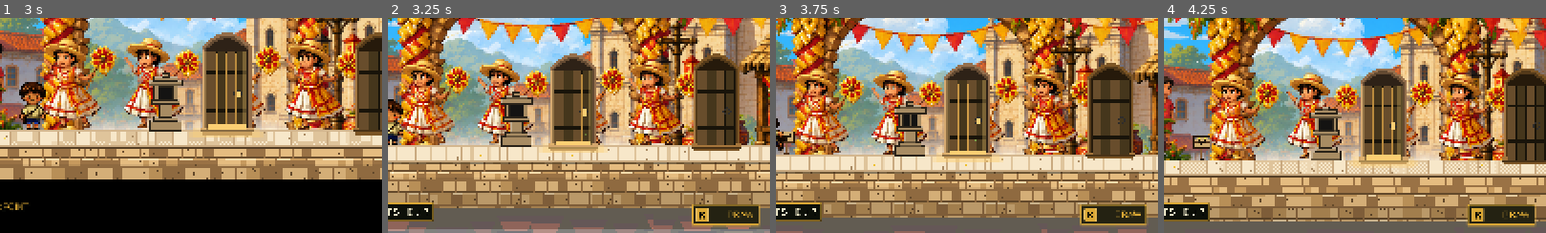
Above: before the commit, frames 1-4 (left to right).
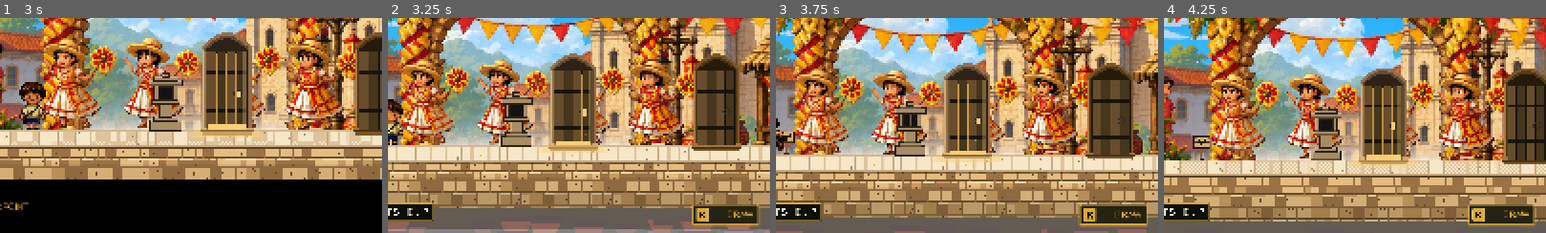
Above: after the commit, the same moments.

Repository: hyuuuan/OBRA
Game: Godot game, scene res://level_2.tscn
The game is run twice, just before and just after one commit, with the same random seed, the same clock (stepped at 60 frames per second) and the same inputs. This scene is started directly instead of the project's main scene.
Inputs (mouse positions are % of the whole screen's width and height, from its top left):
- Up to frame 1 (3 s): tap Enter (ui_accept) at 0.5 s; move the mouse to (72, 45) at 0.52 s; hold D (move_right) 0.53-1.25 s; hold E (interact) 0.53-1.25 s; click (72, 45) at 0.67 s; tap Space (jump) at 0.77, 1.07 s; drag from (30, 55) to (66, 72) at 1.27 s; move the mouse to (60, 28) at 2.02 s; hold D (move_right) 2.03-2.75 s; hold Q (revert_form) 2.03-2.75 s; drag from (45, 70) to (66, 56) at 2.77 s
- Up to frame 2 (3.25 s): no input
- Up to frame 3 (3.75 s): move the mouse to (80, 65) at 3.52 s; hold A (move_left) from 3.53 s (still down); hold E (interact) from 3.53 s (still down)
- Up to frame 4 (4.25 s): keep holding A (move_left); keep holding E (interact); tap Space (jump) at 3.77, 4.07 s
The pictures show only the part of the screen within x 50-100%, y 50-100%; the shares and areas given below are measured in that part.

Frame 1 is identical in both runs. In frame 2, 0.3% of the frame differs, in the area x 79-98%, y 86-97%; in frame 3, 0.4%; in frame 4, 0.4%, in the area x 79-97%, y 86-98%.

Commit message:
The dance screen was taller than the screen, and its cues flew outside it
Same fault as Scene 3's table: an 840 floor under a 660 lane plus the
frame came to 958 units in a 900-unit viewport, so the line saying what
to do sat off the bottom edge. The panel sizes to its contents now and
the stage is 550 tall; the dance probe measures it.

And the next cue was drawn before it reached the lane -- upstream, past
the right-hand edge of the panel, over the level behind the dim. The
stage clips its own drawing now.

Diff:
--- a/game/scripts/dance_overlay.gd
+++ b/game/scripts/dance_overlay.gd
@@ -115,7 +115,9 @@
 
 	var panel := PanelContainer.new()
 	panel.name = "Panel"
-	panel.custom_minimum_size = Vector2(1280.0, 840.0)
+	# WIDTH ONLY -- an 840 floor plus the frame's ring came to 958 units in a 900 screen, and
+	# the line under the lane saying what to do was drawn off the bottom edge.
+	panel.custom_minimum_size = Vector2(1280.0, 0.0)
 	panel.mouse_filter = Control.MOUSE_FILTER_IGNORE
 	centre.add_child(panel)
 	# Framed like every other panel in the game. `wrap` is what puts the gold ring and the
@@ -148,7 +150,10 @@
 
 	_stage = Control.new()
 	_stage.name = "Stage"
-	_stage.custom_minimum_size = Vector2(1200.0, 660.0)
+	_stage.custom_minimum_size = Vector2(1200.0, 550.0)
+	# The cues start upstream of the lane and slide in from its right end, so without a clip
+	# the next one sat outside the frame, over the level, before it had arrived.
+	_stage.clip_contents = true
 	_stage.size_flags_vertical = Control.SIZE_EXPAND_FILL
 	# THE ONE THING ON THIS SCREEN THAT TAKES INPUT. Everything else ignores the mouse, so a
 	# stroke started anywhere in the panel reaches here and nothing eats it on the way.
--- a/game/tests/run_dance_probe.gd
+++ b/game/tests/run_dance_probe.gd
@@ -102,6 +102,11 @@
 	var director = fresh.get("director")
 	_check(not bool(director.call("is_solved", "L2_N1")),
 		"and nothing is solved just by opening it", "the performance has not happened yet")
+	if screen != null:
+		for _frame in range(4):
+			await process_frame
+		var fits: Array = _fits_on_screen(screen)
+		_check(bool(fits[0]), "the dance screen fits on the screen", String(fits[1]))
 	fresh.queue_free()
 	await process_frame
 
@@ -204,3 +209,17 @@
 		if door != null and door.door_id == "church" and fresh.is_ancestor_of(door) and door.open:
 			open = true
 	_check(open, "and the church is open (%s)" % how, "the level goes on")
+
+## ⚠ THE PANEL HAS TO FIT ON THE SCREEN IT IS SHOWN ON. Its minimum size was taller than the
+## 900-unit viewport once a title, a rule, a status line and the frame's own ring were added
+## to the stage, so the bottom border and the line telling the player what to do sat off the
+## bottom edge. Nothing measured it; it was found in a screenshot.
+func _fits_on_screen(overlay: Node) -> Array:
+	var panel := overlay.find_child("Panel", true, false) as Control
+	if panel == null:
+		return [false, "no panel"]
+	var view := Rect2(Vector2.ZERO, Vector2(
+		float(ProjectSettings.get_setting("display/window/size/viewport_width")),
+		float(ProjectSettings.get_setting("display/window/size/viewport_height"))))
+	var rect := panel.get_global_rect()
+	return [view.encloses(rect), "panel %s in a %s screen" % [rect, view.size]]
